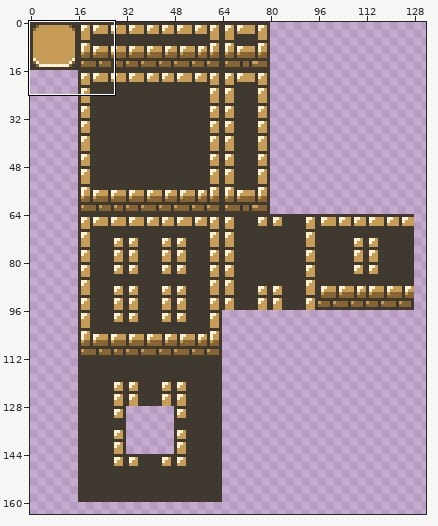
Two versions of one sprite sheet, assets/sprites/Environment/TileSet.png. The picture above shows the old version from afar; the outline marks the close-up.
Close-up. First the earlier version:
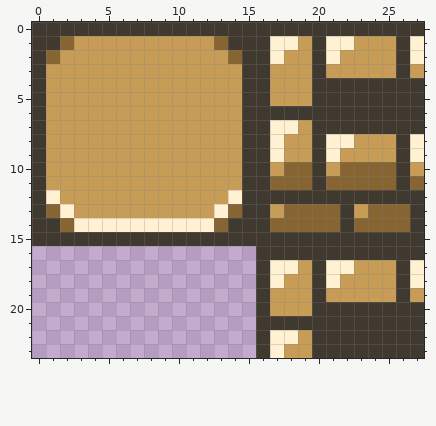
The file is 240x240 pixels. Shown: x 0..27, y 0..23. The wide view leaves out empty margins.
After:
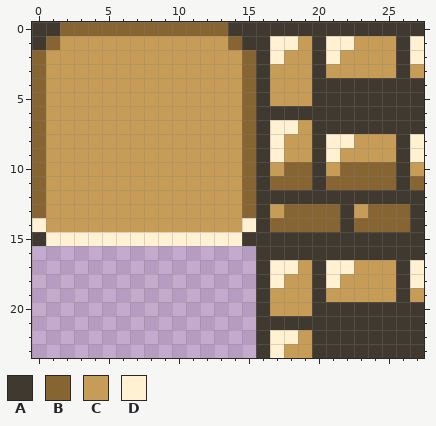
Palette (. is transparent): A #40392f  B #876533  C #c79c56  D #fff1d2
Change:
Colour A becomes colour B in row 0 at x 2 to 13; in row 1 at x 1 and 14; in rows 2 to 13 at x 0 and 15.
Colour A becomes colour C in row 14 at x 1 and 14.
Colour B becomes colour C in row 1 at x 2 and 13; in row 2 at x 1 and 14; in row 13 at x 1 and 14; in row 14 at x 2 and 13.
Colour D becomes colour C in row 12 at x 1 and 14; in row 13 at x 2 and 13; in row 14 at x 3 to 12.
Colour A becomes colour D in row 14 at x 0 and 15; in row 15 at x 1 to 14.
Where, in picture pixels (left, top, right, bottom), the same in both close-ups:
changed: (32, 22, 256, 246)
